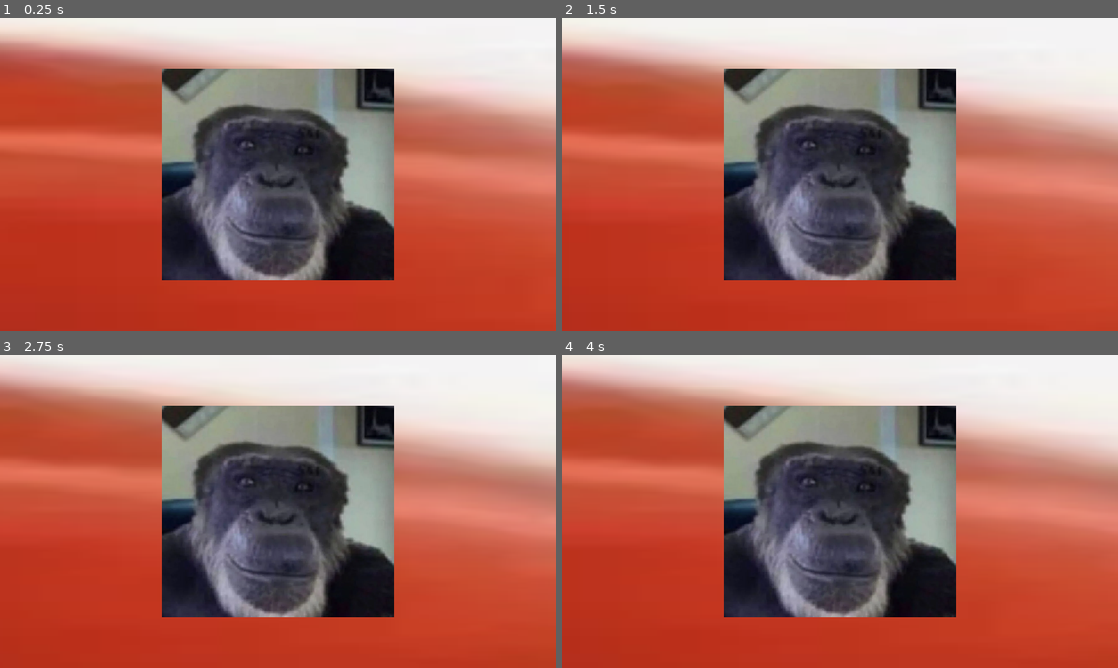
Above: before the commit, frames 1-4 (two rows, left to right).
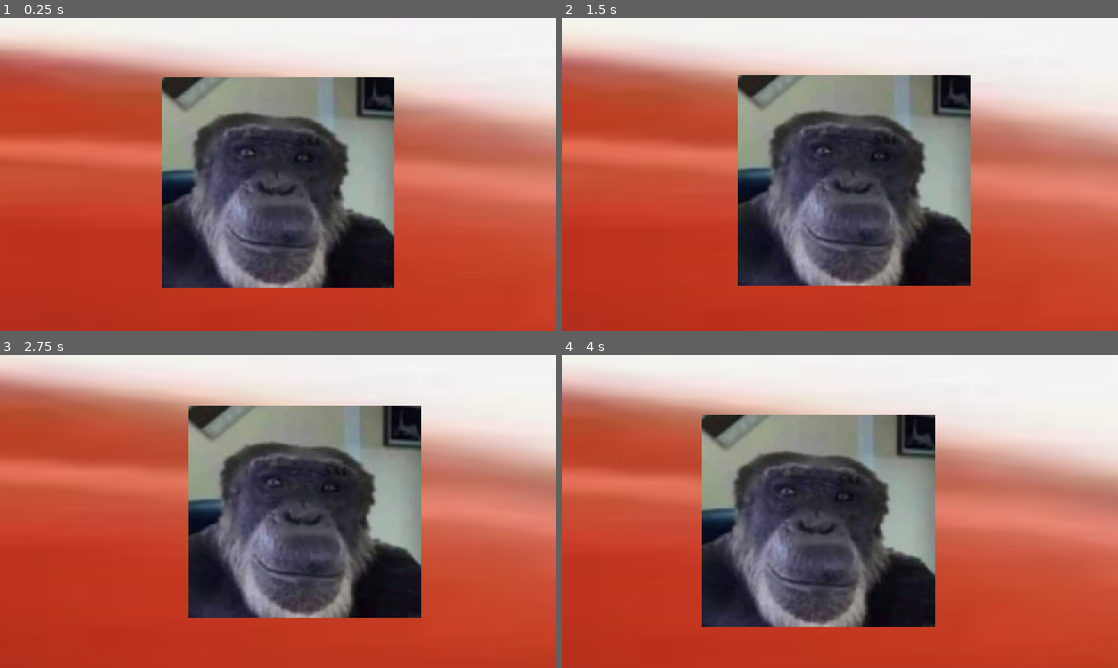
Above: after the commit, the same moments.

Repository: JustMan444/Game
Game: Godot game, scene res://scenes/level.tscn
Same seed, same stepped clock (60 frames per second), same inputs: the game is played once before the commit and once after it.
Inputs (mouse positions are in pixels of both pictures, inside the frame that each line leads up to):
- Up to frame 1 (0.25 s): no input
- Up to frame 2 (1.5 s): tap Enter (ui_accept) at 0.5 s; move the mouse to (962, 158) at 0.52 s; hold D (move_right) 0.53-1.28 s; tap E (interact) at 0.6, 1.35 s; tap Space (jump) at 0.77 s; move the mouse to (728, 190) at 1.27 s; hold S (move_back) from 1.28 s (still down)
- Up to frame 3 (2.75 s): tap Space (jump) at 1.52 s; move the mouse to (333, 442) at 2.02 s; release S (move_back) at 2.03 s; hold D (move_right) from 2.03 s (still down); tap C at 2.1 s; tap E (interact) at 2.3 s
- Up to frame 4 (4 s): move the mouse to (812, 574) at 2.77 s; release D (move_right) at 2.78 s; hold W (move_forward) 2.78-3.53 s; tap E (interact) at 2.85, 3.6 s; tap Space (jump) at 3.02, 3.77 s; move the mouse to (1006, 558) at 3.52 s; hold A (move_left) from 3.53 s (still down)

The runs differ from the first frame. In frame 1, 13% of the frame differs, in the area x 0-100%, y 4-87%; in frame 2, 16%; in frame 3, 20%; in frame 4, 31%, in the area x 0-100%, y 3-87%.

Commit message:
ай ягада малинка
добавлена плавная камера

Diff:
--- a/scenes/objects/player_2d.tscn
+++ b/scenes/objects/player_2d.tscn
@@ -24,6 +24,8 @@
 [node name="Camera2D" type="Camera2D" parent="." unique_id=520289947]
 scale = Vector2(4.5199995, 26.800003)
 zoom = Vector2(0.65, 0.65)
+position_smoothing_enabled = true
+position_smoothing_speed = 3.0
 
 [node name="HintLabel" type="Label" parent="." unique_id=450903417]
 offset_right = 40.0
@@ -35,3 +37,6 @@
 position = Vector2(48.499985, -33)
 scale = Vector2(2.3469188, 2.966494)
 shape = SubResource("RectangleShape2D_x2soh")
+
+[connection signal="body_entered" from="InteractZone" to="." method="_on_interact_zone_body_entered"]
+[connection signal="body_exited" from="InteractZone" to="." method="_on_interact_zone_body_exited"]
--- a/scripts/Player2D/player_2d.gd
+++ b/scripts/Player2D/player_2d.gd
@@ -49,11 +49,3 @@
 		can_interact = false
 		if hint_label:
 			hint_label.hide()
-
-
-func _on_interact_zone_body_entered(body: Node2D) -> void:
-	pass # Replace with function body.
-
-
-func _on_interact_zone_body_exited(body: Node2D) -> void:
-	pass # Replace with function body.
